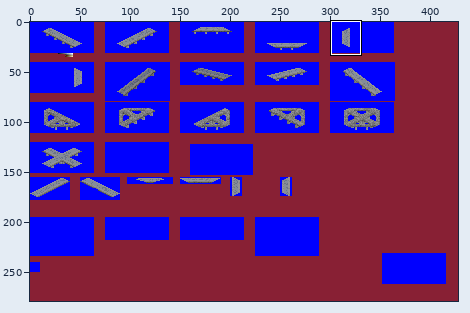
A sprite sheet gets an edit: grf/TCAS.png. The first picture is a wide view before the edit; the outline marks the close-up.
Close-up. Before the edit:
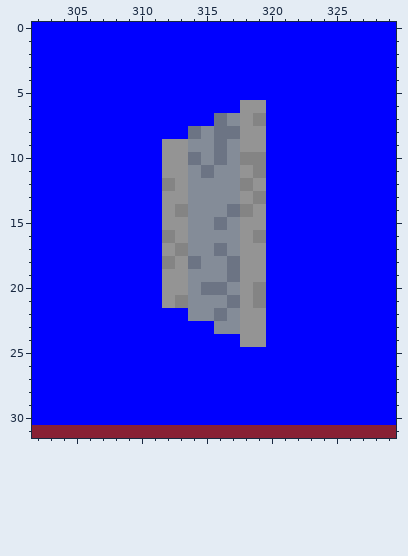
The file is 428x279 pixels. Shown: x 302..329, y 0..31. The commit also changed other parts of the picture, which this record leaves out.
Now the later version:
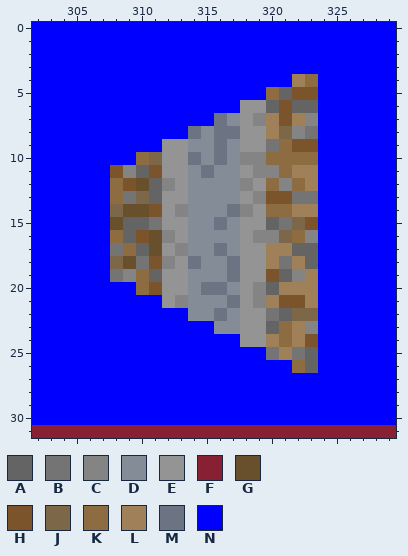
Palette (. is transparent): A #646464  B #747474  C #848484  D #848c98  E #949494  F #882034  G #68502c  H #7c542c  J #7c6848  K #8c6c40  L #a08058  M #6c7484  N #0000ff
The exact change:
@@ x 302..329 @@
  3 NNNNNNNNNNNNNNNNNNNNNNNNNNNN
- 4 NNNNNNNNNNNNNNNNNNNNNNNNNNNN
- 5 NNNNNNNNNNNNNNNNNNNNNNNNNNNN
- 6 NNNNNNNNNNNNNNNNEENNNNNNNNNN
- 7 NNNNNNNNNNNNNNMDECNNNNNNNNNN
- 8 NNNNNNNNNNNNMDMMEENNNNNNNNNN
- 9 NNNNNNNNNNEEDDMDEENNNNNNNNNN
-10 NNNNNNNNNNEEMDMDCCNNNNNNNNNN
-11 NNNNNNNNNNEEDMDDECNNNNNNNNNN
-12 NNNNNNNNNNCEDDDDCENNNNNNNNNN
-13 NNNNNNNNNNEEDDDDECNNNNNNNNNN
-14 NNNNNNNNNNECDDDMCENNNNNNNNNN
-15 NNNNNNNNNNEEDDMDEENNNNNNNNNN
-16 NNNNNNNNNNCEDDDDECNNNNNNNNNN
-17 NNNNNNNNNNECDDMDEENNNNNNNNNN
-18 NNNNNNNNNNCEMDDMEENNNNNNNNNN
-19 NNNNNNNNNNEEDDDMEENNNNNNNNNN
-20 NNNNNNNNNNEEDMMDECNNNNNNNNNN
-21 NNNNNNNNNNECDDDMECNNNNNNNNNN
-22 NNNNNNNNNNNNDDMDEENNNNNNNNNN
-23 NNNNNNNNNNNNNNDDEENNNNNNNNNN
-24 NNNNNNNNNNNNNNNNEENNNNNNNNNN
-25 NNNNNNNNNNNNNNNNNNNNNNNNNNNN
-26 NNNNNNNNNNNNNNNNNNNNNNNNNNNN
+ 4 NNNNNNNNNNNNNNNNNNNNLKNNNNNN
+ 5 NNNNNNNNNNNNNNNNNNKAHHNNNNNN
+ 6 NNNNNNNNNNNNNNNNEEAHAANNNNNN
+ 7 NNNNNNNNNNNNNNMDECLHLCNNNNNN
+ 8 NNNNNNNNNNNNMDMMEELJCBNNNNNN
+ 9 NNNNNNNNNNEEDDMDEEBKHHNNNNNN
+10 NNNNNNNNKJEEMDMDCCKKKKNNNNNN
+11 NNNNNNHCAHEEDMDDECCKLLNNNNNN
+12 NNNNNNKHGACEDDDDCEKCKLNNNNNN
+13 NNNNNNKBJAEEDDDDECHHBBNNNNNN
+14 NNNNNNJGGHECDDDMCEKKLLNNNNNN
+15 NNNNNNGAABEEDDMDEEABJHNNNNNN
+16 NNNNNNKAHGCEDDDDECCJKCNNNNNN
+17 NNNNNNBKAGECDDMDEELLAANNNNNN
+18 NNNNNNJGBHCEMDDMEELBLANNNNNN
+19 NNNNNNBCKAEEDDDMEEHACLNNNNNN
+20 NNNNNNNNKHEEDMMDECALLLNNNNNN
+21 NNNNNNNNNNECDDDMECLHHLNNNNNN
+22 NNNNNNNNNNNNDDMDEEBAJJNNNNNN
+23 NNNNNNNNNNNNNNDDEEAKLCNNNNNN
+24 NNNNNNNNNNNNNNNNEELKLHNNNNNN
+25 NNNNNNNNNNNNNNNNNNBLBANNNNNN
+26 NNNNNNNNNNNNNNNNNNNNKANNNNNN
 27 NNNNNNNNNNNNNNNNNNNNNNNNNNNN
Boxes around the changes in both close-ups, in picture pixels (x1, y1, x2, y2):
changed: (266, 74, 318, 373)
changed: (110, 152, 162, 295)
